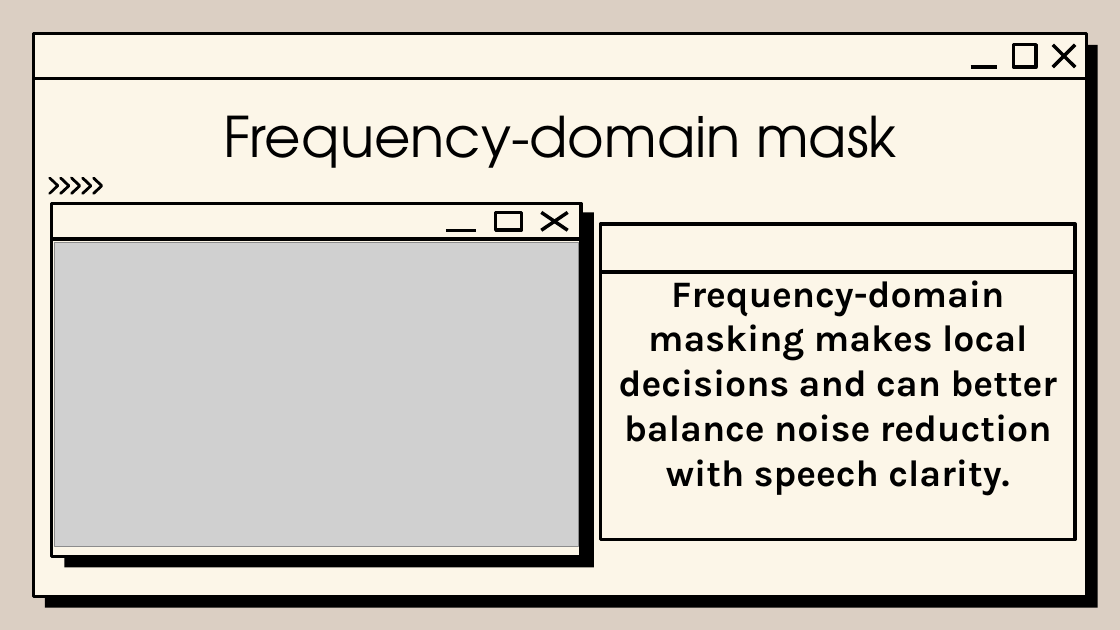
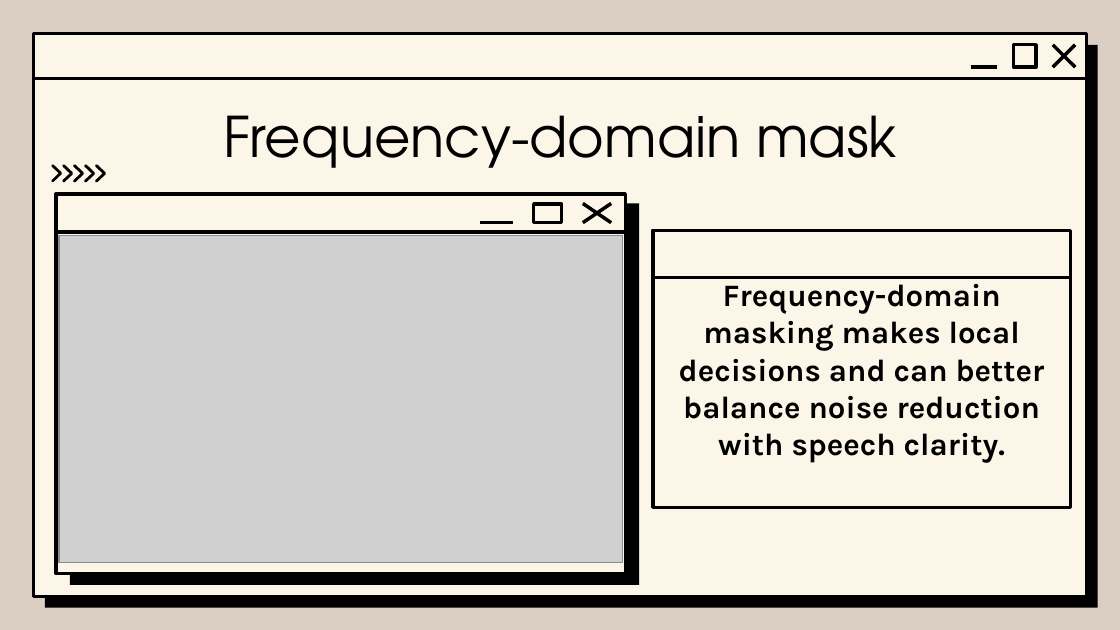
Before and after one commit to Xiejz959/2026-Signal-System-Pres, a slide deck: slide 15 of Slide/Slide_draft_4.0.pptx. Drawn at 1120x630 pixels with LibreOffice and Linux fonts; fonts in the diff are those of the drawing; grey boxes stand for pictures; background and template pictures are left out. Boxes give left, top, right and bottom in pixels: in the first picture for what was removed or moved away, otherwise in the second. Text is boxed around its words. In the diff, an @@ line names an element or a change of style, - is before the commit and + after.

```diff
--- a/Slide/Slide_draft_4.0.pptx
+++ b/Slide/Slide_draft_4.0.pptx
@@ freeform shape moved from (x1=47, y1=176, x2=103, y2=196) to (x1=50, y1=164, x2=106, y2=184) @@
@@ rounded rectangle resized from (x1=52, y1=204, x2=581, y2=557) to (x1=56, y1=194, x2=625, y2=573) @@
@@ rounded rectangle resized from (x1=65, y1=213, x2=595, y2=568) to (x1=69, y1=204, x2=638, y2=586) @@
@@ 2 lines, 1 rectangle moved together from (x1=496, y1=213, x2=568, y2=231) to (x1=534, y1=204, x2=612, y2=223) @@
@@ line moved from (52, 240) - (581, 240) to (56, 232) - (625, 232) @@
@@ picture resized from (x1=54, y1=242, x2=578, y2=547) to (x1=59, y1=235, x2=623, y2=562) @@
@@ line moved from (446, 231) - (476, 231) to (480, 223) - (513, 223) @@
@@ rounded rectangle "Frequency-domain masking makes local decisions ..." resized from (x1=600, y1=224, x2=1075, y2=540) to (x1=653, y1=231, x2=1071, y2=507) @@
@@ rounded rectangle "Frequency-domain masking makes local decisions ..." at (x1=653, y1=231, x2=1071, y2=507): size 24 to 20 pt @@
@@ line moved from (600, 272) - (1075, 272) to (653, 278) - (1071, 278) @@
```
Also in this commit, not shown: 4 other slides changed, 1 slide added, 1 other file.
